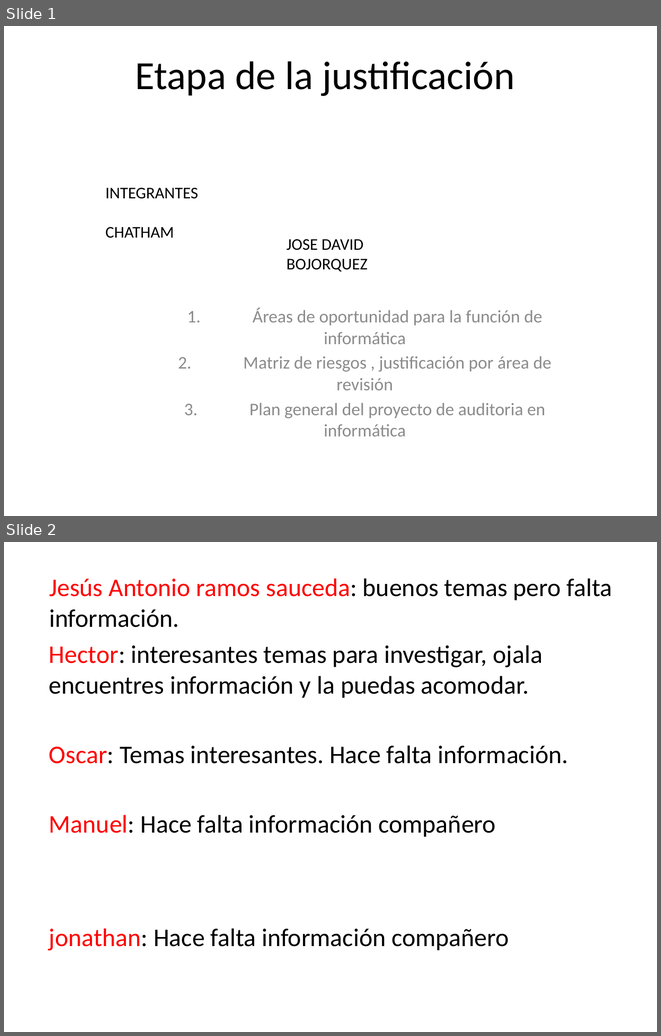
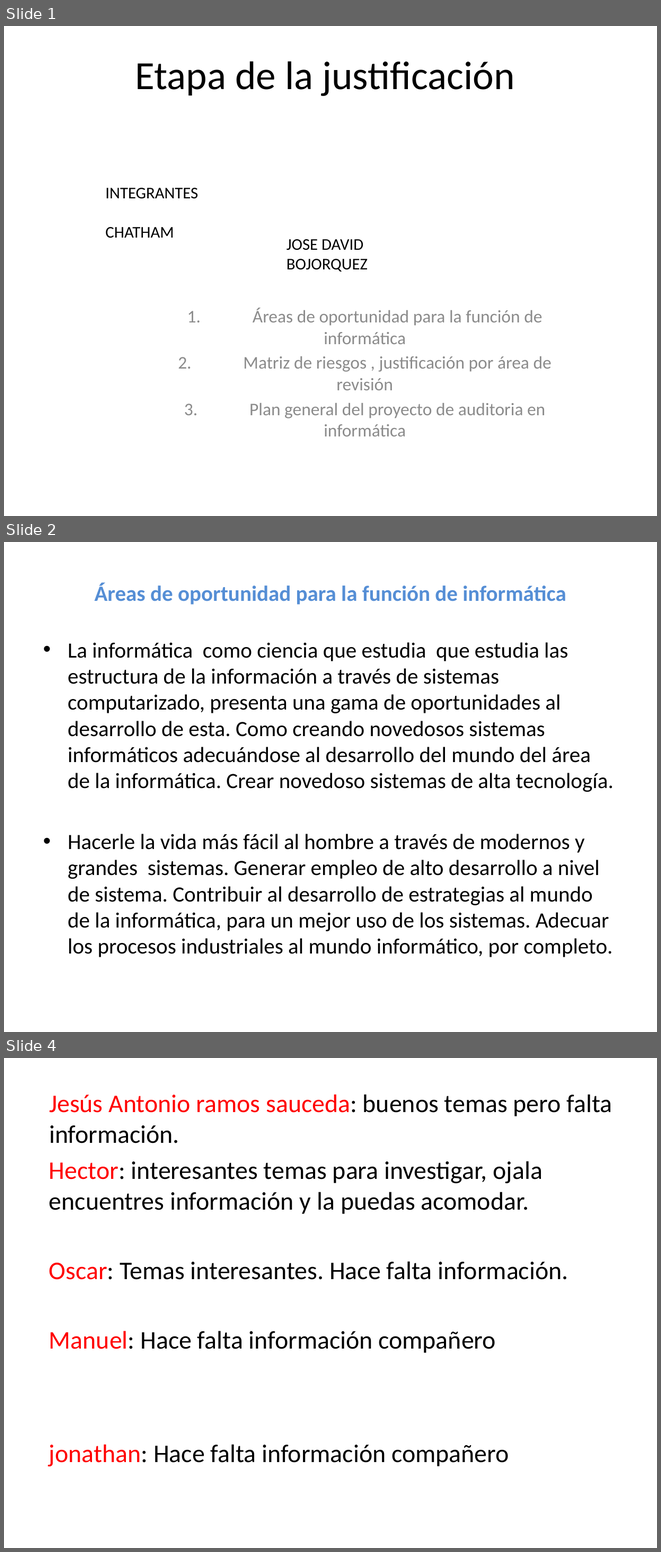
Before and after one commit to lc850/auditoria, a slide deck: 7 - Etapa de la justificación.pptx. Shown one above the other, each under a label of ours: slides 1 and 2 before the commit, slides 1, 2 and 4 after it; the slides between them are not shown. The pictures are 661x1036 and 661x1552 pixels, drawn with LibreOffice and Linux fonts; fonts in the diff are those of the drawing. Boxes give left, top, right and bottom in pixels: in the first picture for what was removed or moved away, otherwise in the second. Text is boxed around its words. In the diff, an @@ line names an element or a change of style, - is before the commit and + after.

```diff
--- a/7 - Etapa de la justificación.pptx
+++ b/7 - Etapa de la justificación.pptx
@@ slide 2 added at (4, 542, 657, 1032), background #FFFFFF @@
@@ title added at (95, 583, 566, 605), 24 pt, text #558ED5, bold @@
+  Áreas de oportunidad para la función de informática
@@ text added at (68, 642, 614, 957), 24 pt, text #000000 @@
+• La informática como ciencia que estudia que estudia las estructura de la información a través de sistemas computarizado, presenta una gama de oportunidades al desarrollo de esta. Como creando novedosos sistemas informáticos adecuándose al desarrollo del mundo del área de la informática. Crear novedoso sistemas de alta tecnología.
+• Hacerle la vida más fácil al hombre a través de modernos y grandes sistemas. Generar empleo de alto desarrollo a nivel de sistema. Contribuir al desarrollo de estrategias al mundo de la informática, para un mejor uso de los sistemas. Adecuar los procesos industriales al mundo informático, por completo.
@@ what was slide 2 is now slide 4 @@
```
Also in this commit, not shown: 1 other slide added.
